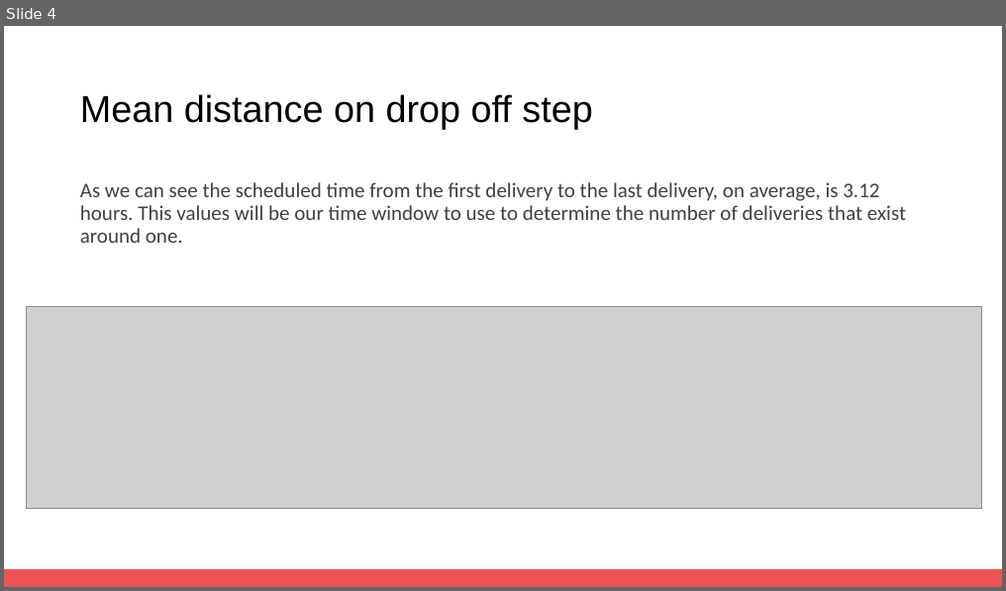
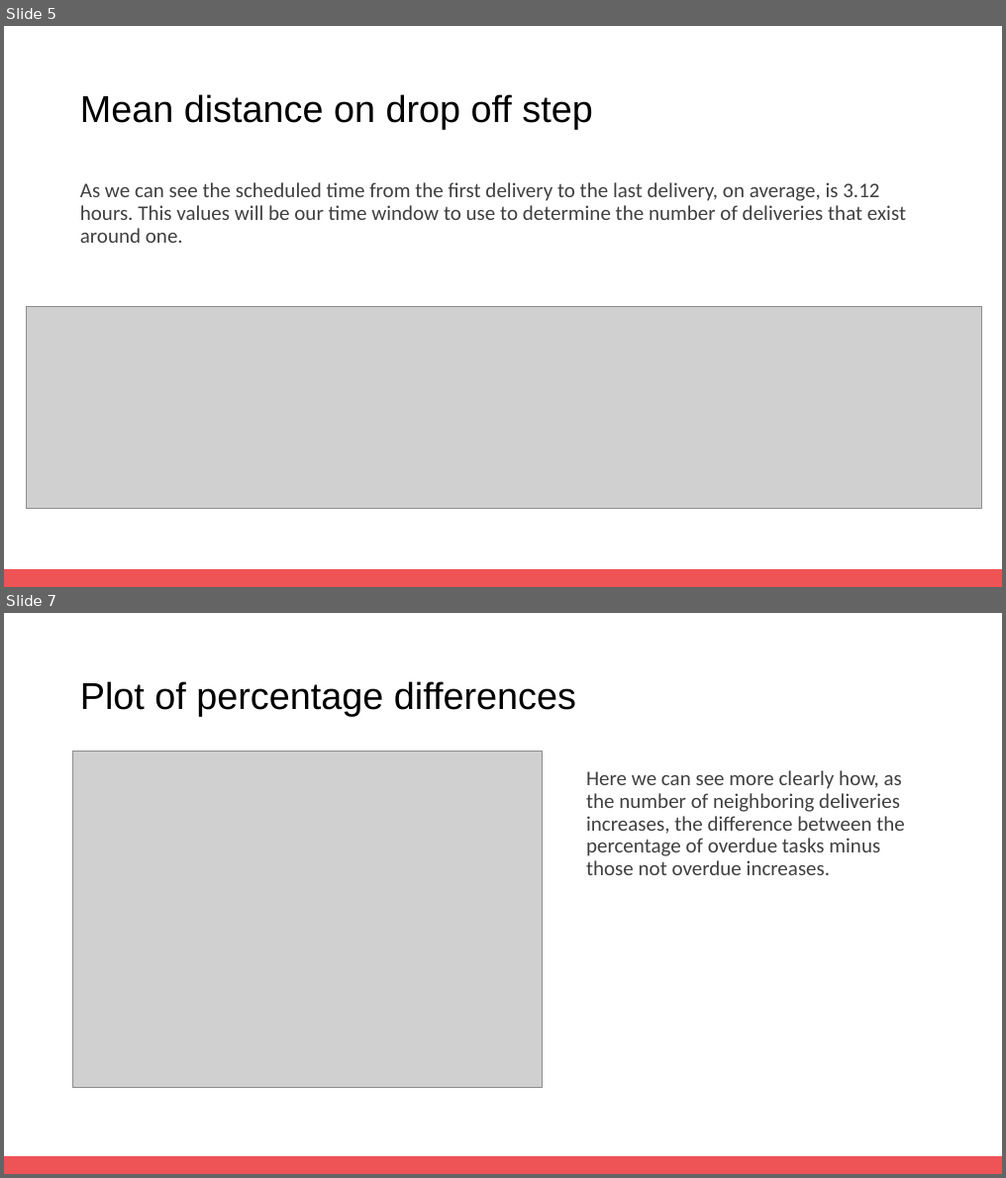
Before and after one commit to enmanuel-mag/ICD-Proyect, a slide deck: Proyect/slides/Avance_1.pptx. Shown one above the other, each under a label of ours: slide 4 before the commit, slides 5 and 7 after it; the slides between them are not shown. The pictures are 1006x591 and 1006x1178 pixels, drawn with LibreOffice and Linux fonts; fonts in the diff are those of the drawing; grey boxes stand for pictures. Boxes give left, top, right and bottom in pixels: in the first picture for what was removed or moved away, otherwise in the second. Text is boxed around its words. In the diff, an @@ line names an element or a change of style, - is before the commit and + after.

```diff
--- a/Proyect/slides/Avance_1.pptx
+++ b/Proyect/slides/Avance_1.pptx
@@ slide 7 added at (4,613,1002,1174), background #FFFFFF; not listed: 1 template element that a slide beside it also shows @@
@@ title added at (80,681,576,716), 36 pt, text #000000 @@
+Plot of percentage differences
@@ picture added at (73,752,543,1088) @@
@@ text added at (586,770,905,875), 20 pt, text #404040 @@
+Here we can see more clearly how, as the number of neighboring deliveries increases, the difference between the percentage of overdue tasks minus those not overdue increases.
@@ what was slide 4 is now slide 5 @@
```
Also in this commit, not shown: 1 slide changed, 1 other slide added, 11 other files.
